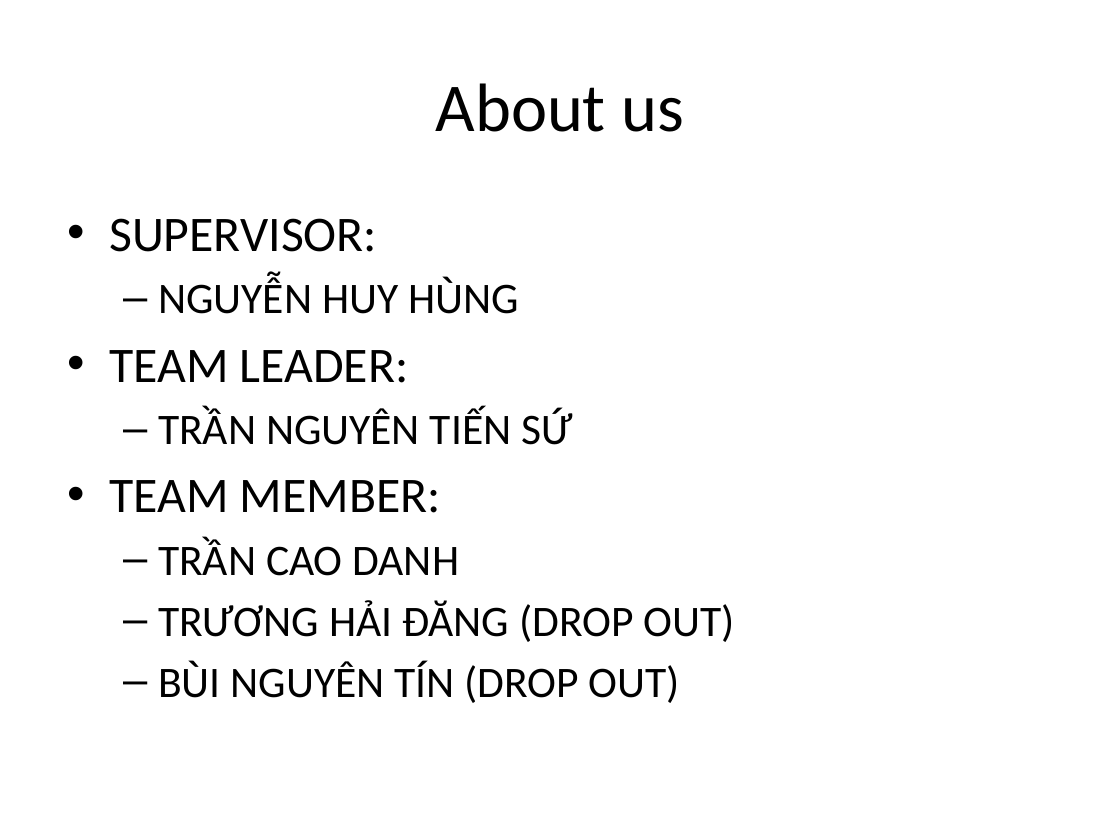
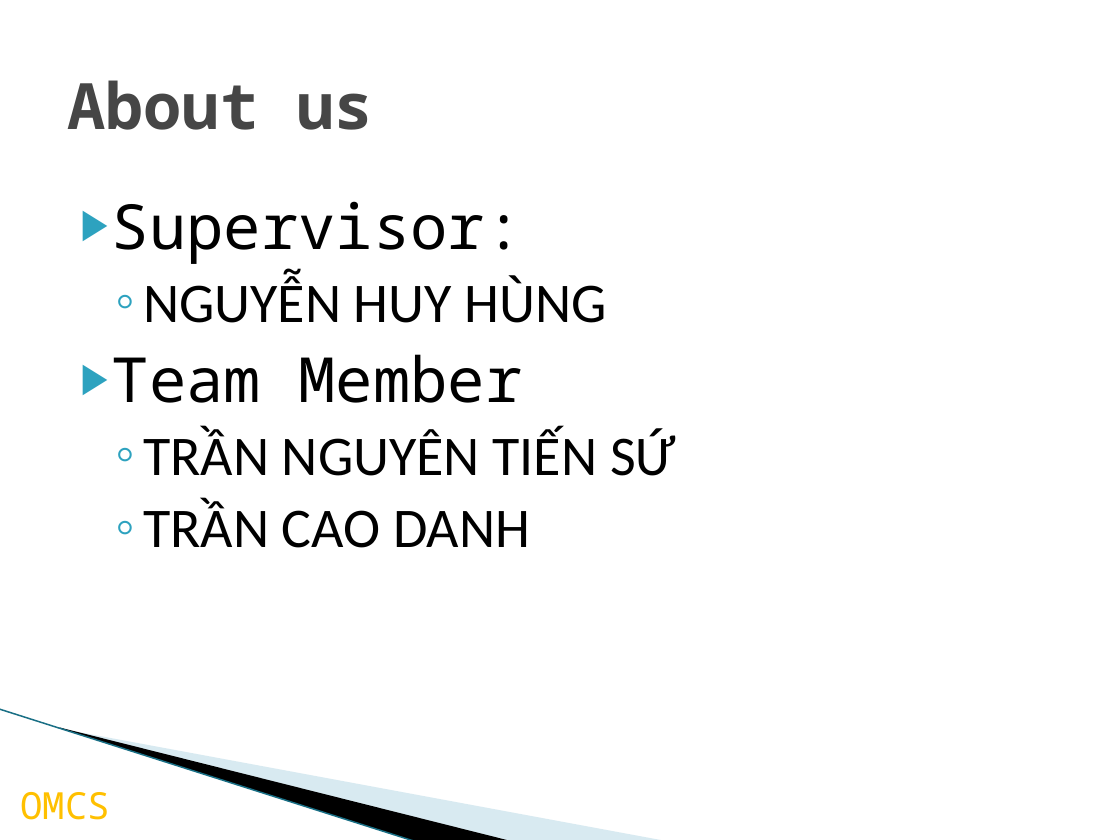
Before and after one commit to palaniellappank/online-medical-consultant-system, a slide deck: slide 2 of Document/OMCS_Slide.pptx. Drawn at 1120x840 pixels with LibreOffice and Linux fonts; fonts in the diff are those of the drawing; background and template pictures are left out. Boxes give left, top, right and bottom in pixels: in the first picture for what was removed or moved away, otherwise in the second. Text is boxed around its words. In the diff, an @@ line names an element or a change of style, - is before the commit and + after.

```diff
--- a/Document/OMCS_Slide.pptx
+++ b/Document/OMCS_Slide.pptx
@@ title "About us" at bbox=[67, 80, 374, 130]: size 44 to 41 pt, font Calibri to Noto Sans Mono, text colour #000000 to #464646, bold on; alignment centre to left @@
@@ text "Supervisor:": place and size @@
-text "Supervisor:" at bbox=[109, 218, 734, 703]
+text "Supervisor:" at bbox=[112, 201, 676, 548]
@@ text at bbox=[112, 201, 523, 264]: text changed; size 32 to 40 pt; font Calibri to Noto Sans Mono @@
-• SUPERVISOR:
+▶ Supervisor:
@@ text at bbox=[143, 275, 676, 548]: size 28 to 36 pt in "NGUYỄN HUY HÙNG", "TRẦN NGUYÊN TIẾN SỨ", "TRẦN CAO DANH"; bullet – to ◦; less space between paragraphs @@
@@ text at bbox=[112, 354, 522, 403]: text changed; size 32 to 40 pt; font Calibri to Noto Sans Mono @@
-• TEAM LEADER:
+▶ Team Member
@@ text at bbox=[109, 480, 441, 513]: paragraph removed @@
-• TEAM MEMBER:
@@ text at bbox=[158, 600, 734, 703]: paragraphs removed @@
-  – TRƯƠNG HẢI ĐĂNG (DROP OUT)
-  – BÙI NGUYÊN TÍN (DROP OUT)
@@ line added from (0, 709) to (416, 840), #97C5D8 0.95 pt @@
@@ freeform shape added at bbox=[59, 727, 512, 840], fill #000000 @@
@@ freeform shape added at bbox=[62, 728, 666, 840], fill #A0CBDC at 40% opacity @@
@@ text added at bbox=[20, 792, 110, 820], 24 pt, text #FFC000 @@
+OMCS
```
Also in this commit, not shown: 16 other slides changed, 4 slides added, 1 slide removed.
